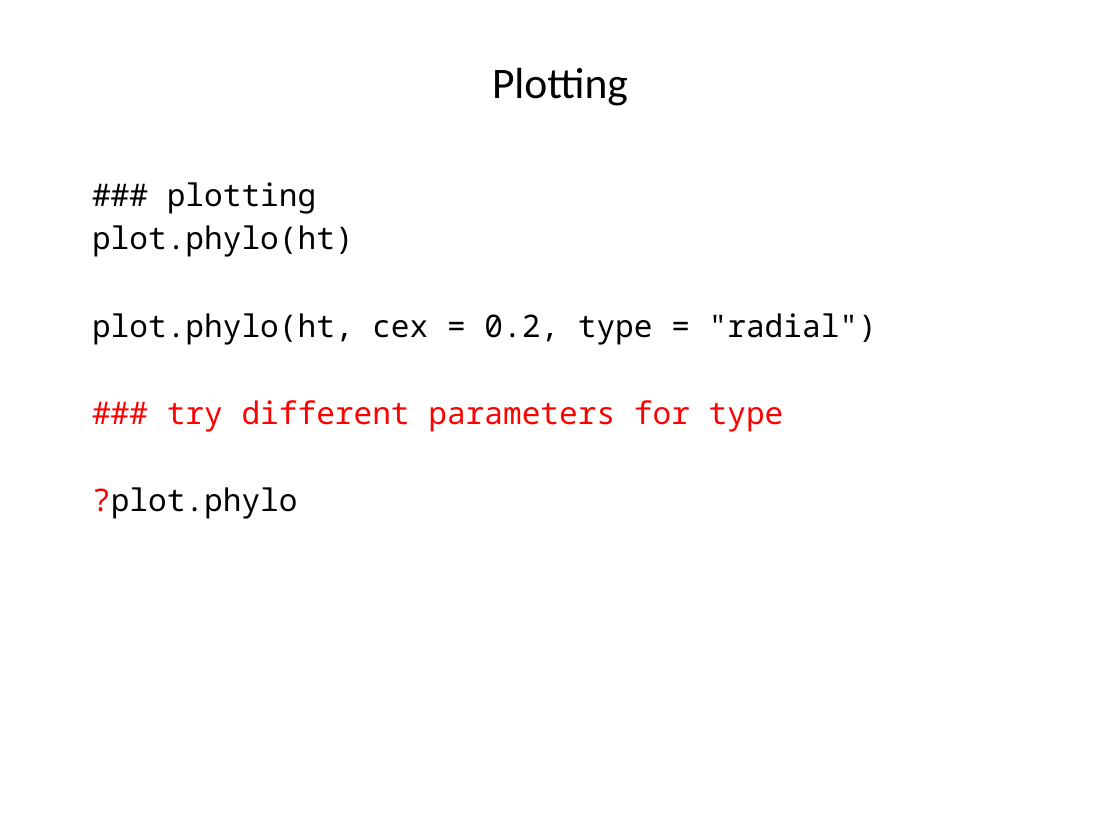
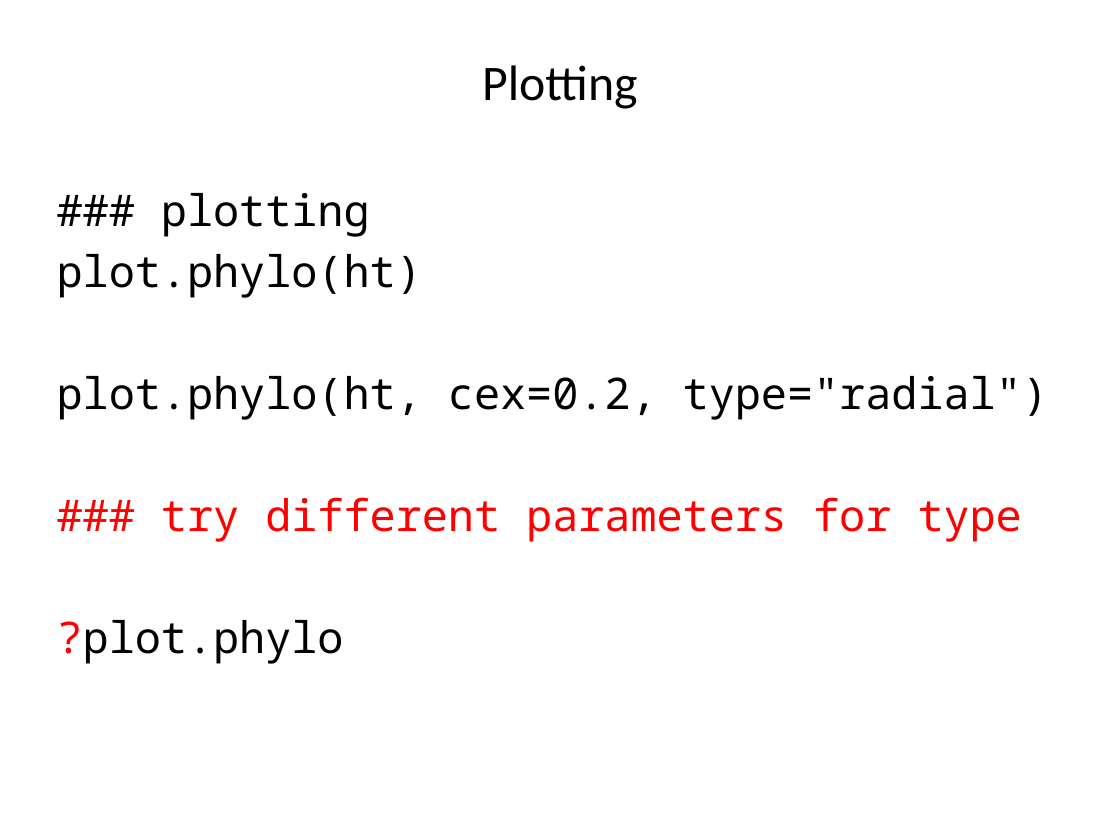
Before and after one commit to liu3zhenlab/teaching, a slide deck: slide 8 of PLPTH813Bioinformatis/2019/labs/lab08_phylogeny.pptx. Drawn at 1120x840 pixels with LibreOffice and Linux fonts; fonts in the diff are those of the drawing. Boxes give left, top, right and bottom in pixels: in the first picture for what was removed or moved away, otherwise in the second. Text is boxed around its words. In the diff, an @@ line names an element or a change of style, - is before the commit and + after.

```diff
--- a/PLPTH813Bioinformatis/2019/labs/lab08_phylogeny.pptx
+++ b/PLPTH813Bioinformatis/2019/labs/lab08_phylogeny.pptx
@@ title "Plotting" at [482, 65, 637, 109]: size 28 to 32 pt @@
@@ text "### plotting": place and size @@
-text "### plotting" at [92, 182, 877, 519]
+text "### plotting" at [57, 193, 1048, 664]
@@ text at [57, 193, 1022, 664]: size 20 to 28 pt in "### plotting", "plot.phylo(ht)", "### try different parameters for type", "?plot.phylo"; more space between paragraphs @@
@@ text at [57, 376, 1048, 420]: text changed; size 20 to 28 pt @@
-plot.phylo(ht, cex = 0.2, type = "radial")
+plot.phylo(ht, cex=0.2, type="radial")
```
Also in this commit, not shown: 17 other slides changed, 4 other files.
